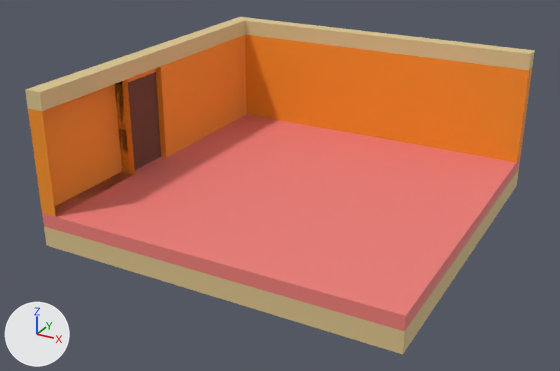
What one commit did to the OBJ model src/web/main/resources/common/3d-models/room/room.obj.
Before and after are seen from a 50 mm lens placed at (4.73, -9.34, 4.62), pointed at (-0.28, -0.24, 0.07). Every picture has the same lights, and +X, +Y and +Z are marked at lower left. Where no turn or scale is listed for an object, it has been applied to the vertices. Vertices at the same position are counted once.

The scene before the commit, as lines of its bpy script (objects in view):
```python
ob_carpet_立方体 = bpy.data.objects.new('Carpet_立方体', me_carpet_立方体)
ob_carpet_立方体.location = (0.0, 0.0, 0.0)
ob_ceiling_立方体_005 = bpy.data.objects.new('Ceiling_立方体.005', me_ceiling_立方体_005)
ob_ceiling_立方体_005.location = (0.0, 0.0, 0.0)
ob_door_立方体_002 = bpy.data.objects.new('Door_立方体.002', me_door_立方体_002)
ob_door_立方体_002.location = (0.0, 0.0, 0.0)
ob_floor_立方体_001 = bpy.data.objects.new('Floor_立方体.001', me_floor_立方体_001)
ob_floor_立方体_001.location = (0.0, 0.0, 0.0)
ob_wall_立方体_004 = bpy.data.objects.new('Wall_立方体.004', me_wall_立方体_004)
ob_wall_立方体_004.location = (0.0, 0.0, 0.0)
```
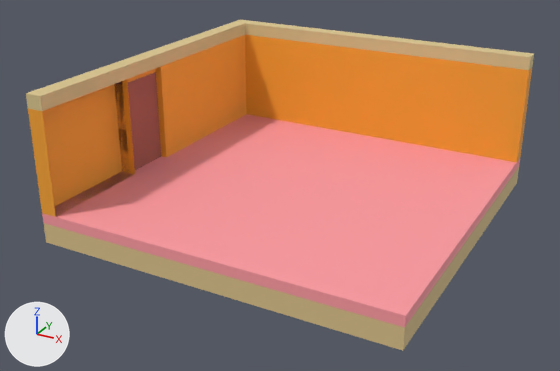
Boxes (x1, y1, x2, y2) around the edits, measured in the pictures (560 x 371 px):
'Carpet_立方体', recoloured: (42, 114, 520, 331) in both
'Floor_立方体.001', mesh moved: before (44, 169, 519, 354); after (43, 167, 519, 351)
'Ceiling_立方体.005', mesh rescaled: before (25, 17, 535, 111); after (26, 20, 534, 111)
'Door_立方体.002', recoloured: (115, 72, 161, 173) in both

The change, as a list of edits to the scene's bpy script:
```text
Change mat_carpet:
    mat_carpet.base_color: (0.855, 0.209, 0.188) -> (1.0, 0.333, 0.365)  # pink #ee7e78 -> pink #ff9ca3
Change mat_door:
    mat_door.base_color: (0.142, 0.0399, 0.0212) -> (0.384, 0.107, 0.0832)  # brown #693828 -> brown #a75c51
Change me_ceiling_立方体_005:
    where me_ceiling_立方体_005.from_pydata(...)  # 16 vertices, 14 faces; spans x -2.75..2.5, y -2.5..2.75, z 1.5..1.75
    used by ob_ceiling_立方体_005; location = (0.0, 0.0, 0.0)
    me_ceiling_立方体_005 part 1: the whole mesh is scaled about its middle by (1, 1, 0.8), then moved by (0.0, 0.0, -0.03)
Change me_floor_立方体_001:
    where me_floor_立方体_001.from_pydata(...)  # 8 vertices, 6 faces; spans x -2.75..2.5, y -2.5..2.75, z -0.5..-0.2
    used by ob_floor_立方体_001; location = (0.0, 0.0, 0.0)
    me_floor_立方体_001 part 2: the whole mesh is moved by (0.0, 0.0, 0.05)
```
